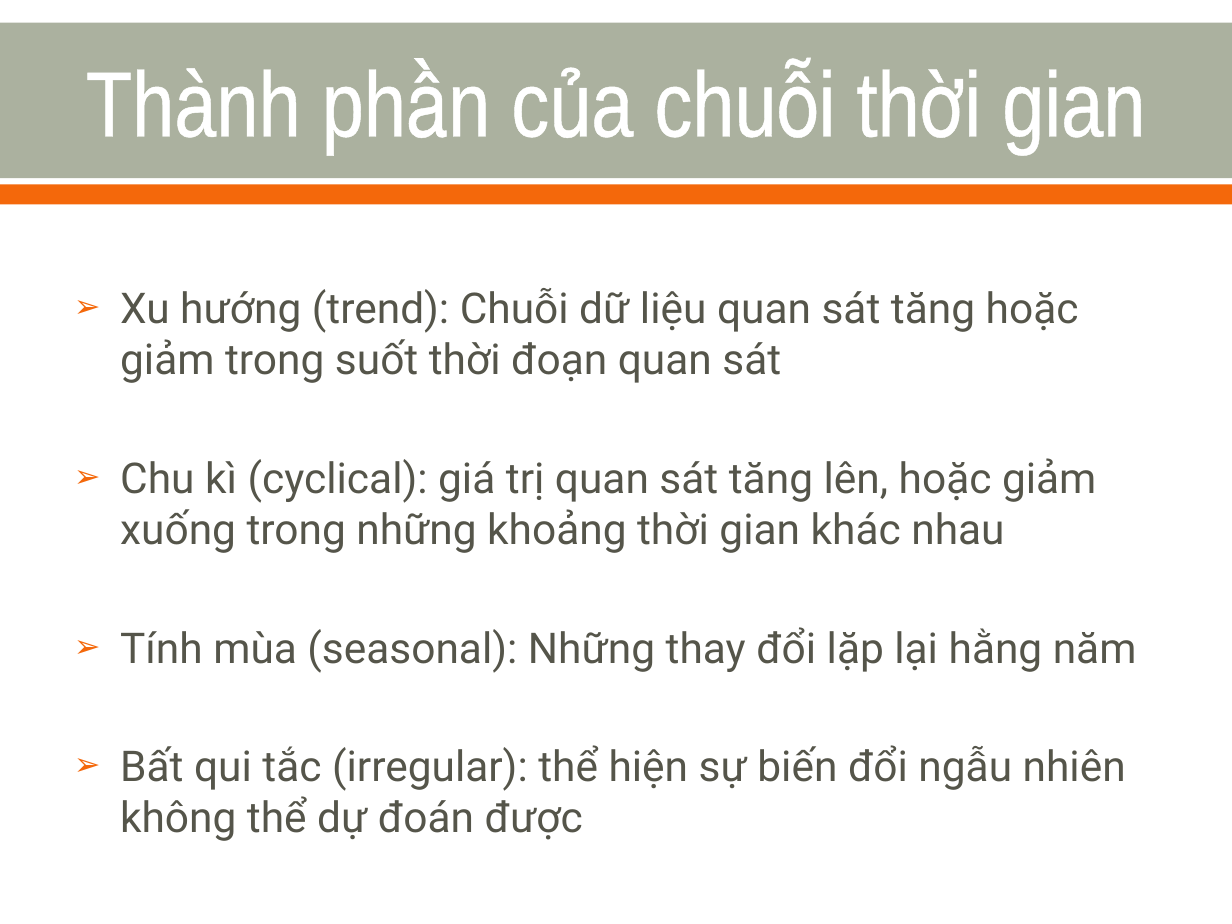
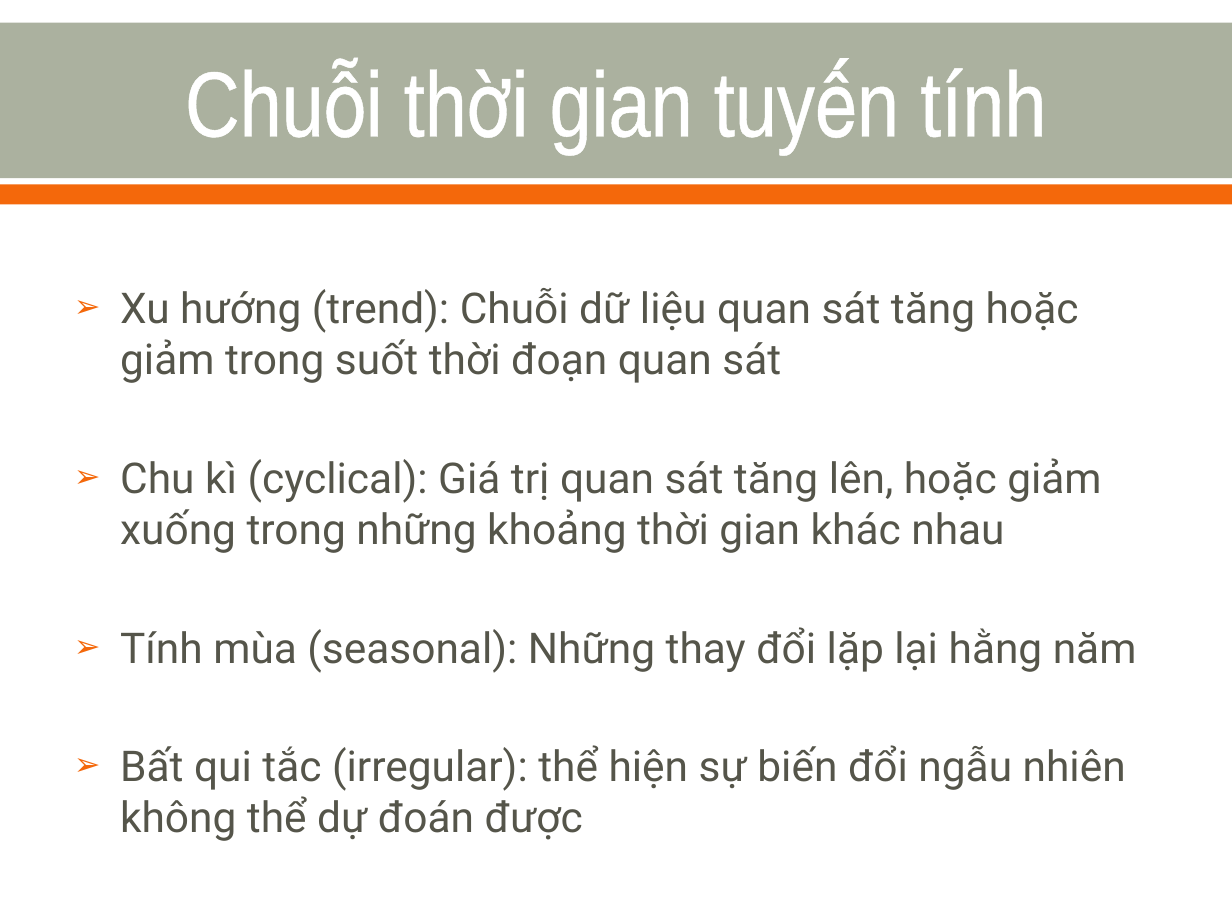
Before and after one commit to nvtthai/forecast-time-series, a slide deck: slide 7 of Report/Presentation.ppt (slide 6 before the commit). Drawn at 1232x924 pixels with LibreOffice and Linux fonts; fonts in the diff are those of the drawing. Boxes give left, top, right and bottom in pixels: in the first picture for what was removed or moved away, otherwise in the second. Text is boxed around its words. In the diff, an @@ line names an element or a change of style, - is before the commit and + after.

```diff
--- a/Report/Presentation.ppt
+++ b/Report/Presentation.ppt
@@ title at (550,68,1046,153): text changed @@
-Thành phần của chuỗi thời gian
+Chuỗi thời gian tuyến tính
@@ text at (120,458,1101,553): text changed @@
-➢ Chu kì (cyclical): giá trị quan sát tăng lên, hoặc giảm xuống trong những khoảng thời gian khác nhau
+➢ Chu kì (cyclical): Giá trị quan sát tăng lên, hoặc giảm xuống trong những khoảng thời gian khác nhau
```
Also in this commit, not shown: 9 other slides changed, 2 slides added, 3 slides removed.
